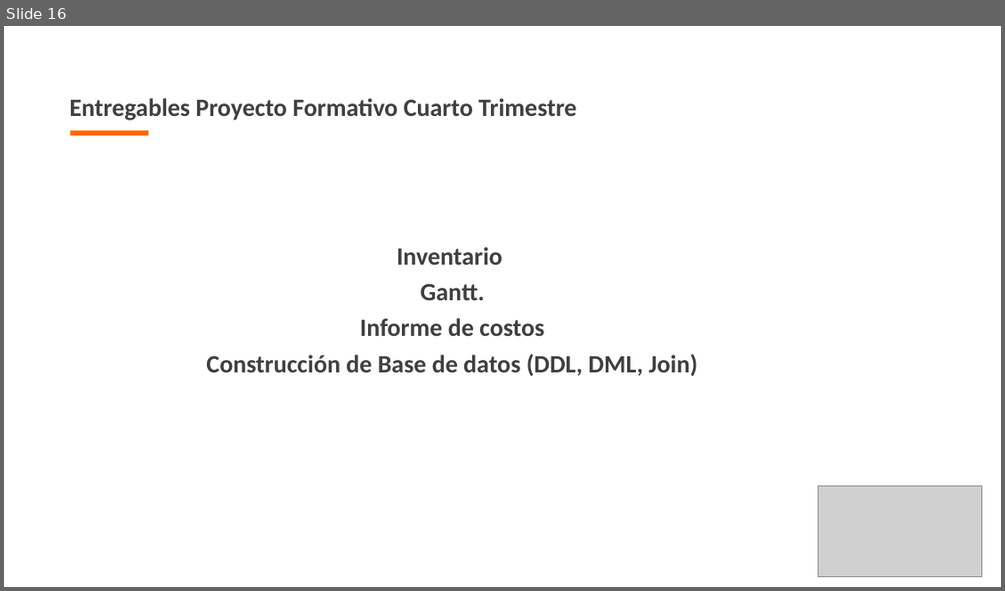
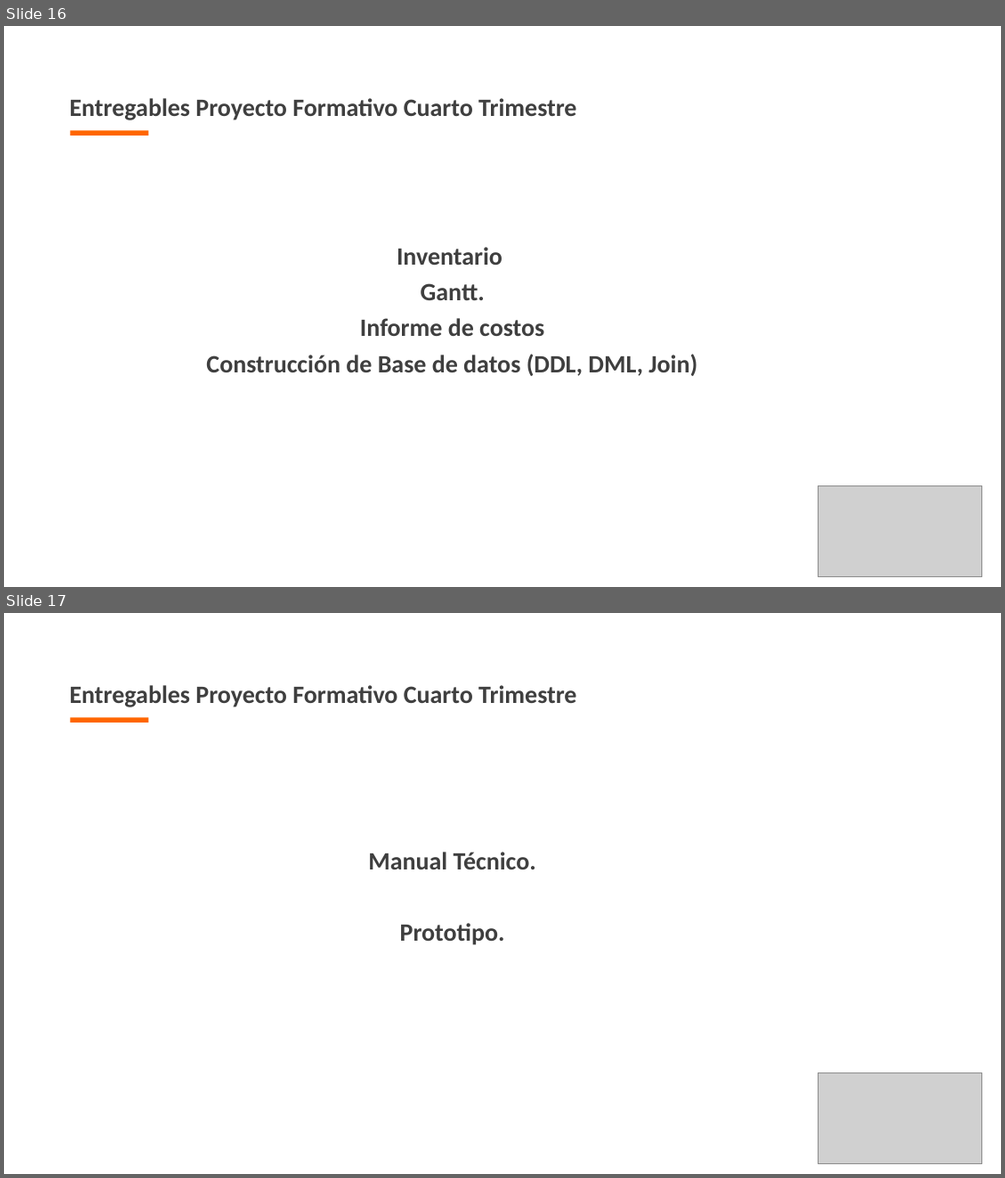
Before and after one commit to andresrcp/proyecto_ADSI, a slide deck: proy_formativo/documentacion/1er_Trim/1_Presentación_Sustentacion.pptx. Shown one above the other, each under a label of ours: slide 16 before the commit, slides 16 and 17 after it. The pictures are 1005x591 and 1005x1178 pixels, drawn with LibreOffice and Linux fonts; fonts in the diff are those of the drawing; grey boxes stand for pictures; background and template pictures are left out. Boxes give left, top, right and bottom in pixels: in the first picture for what was removed or moved away, otherwise in the second. Text is boxed around its words. In the diff, an @@ line names an element or a change of style, - is before the commit and + after.

Commit message:
cambios quinto trimestre

```diff
--- a/proy_formativo/documentacion/1er_Trim/1_Presentación_Sustentacion.pptx
+++ b/proy_formativo/documentacion/1er_Trim/1_Presentación_Sustentacion.pptx
@@ slide 17 added at (4,613,1001,1174), background picture (left out) @@
@@ text added at (70,685,576,707), 18 pt, text #3F3F3F, bold @@
+Entregables Proyecto Formativo Cuarto Trimestre
@@ rectangle added at (70,718,148,722), fill #FF6600 @@
@@ text added at (368,852,536,945), 18 pt, text #3F3F3F, bold @@
+Manual Técnico.
+Prototipo.
@@ picture added at (818,1072,983,1163) @@
```
Also in this commit, not shown: 3 other files.
